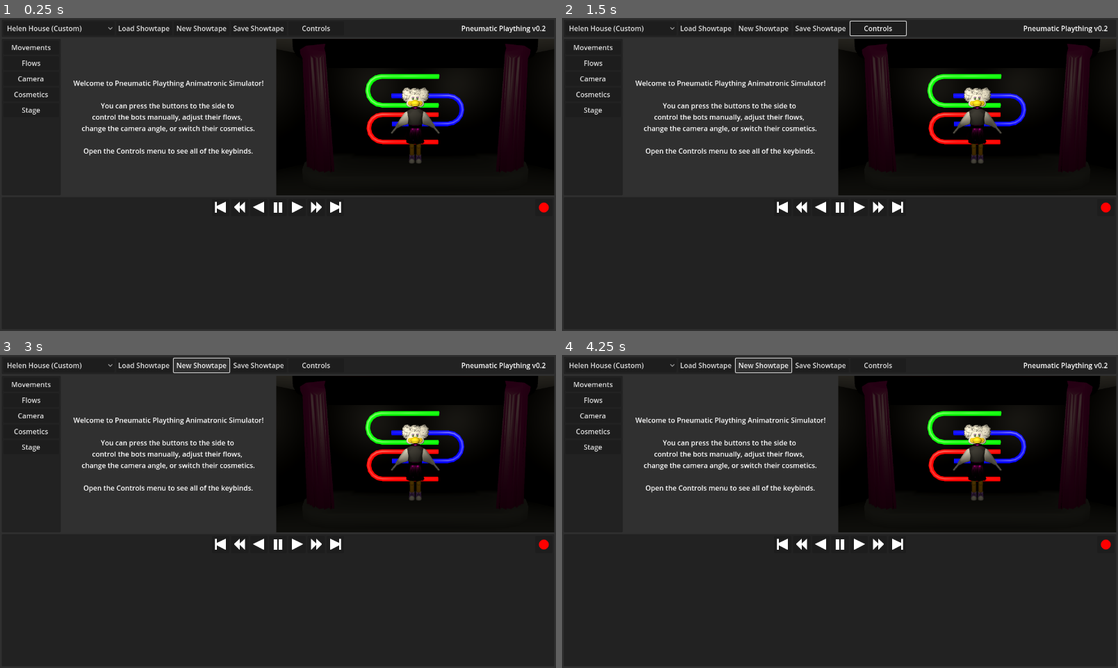
Above: before the commit, frames 1-4 (two rows, left to right).
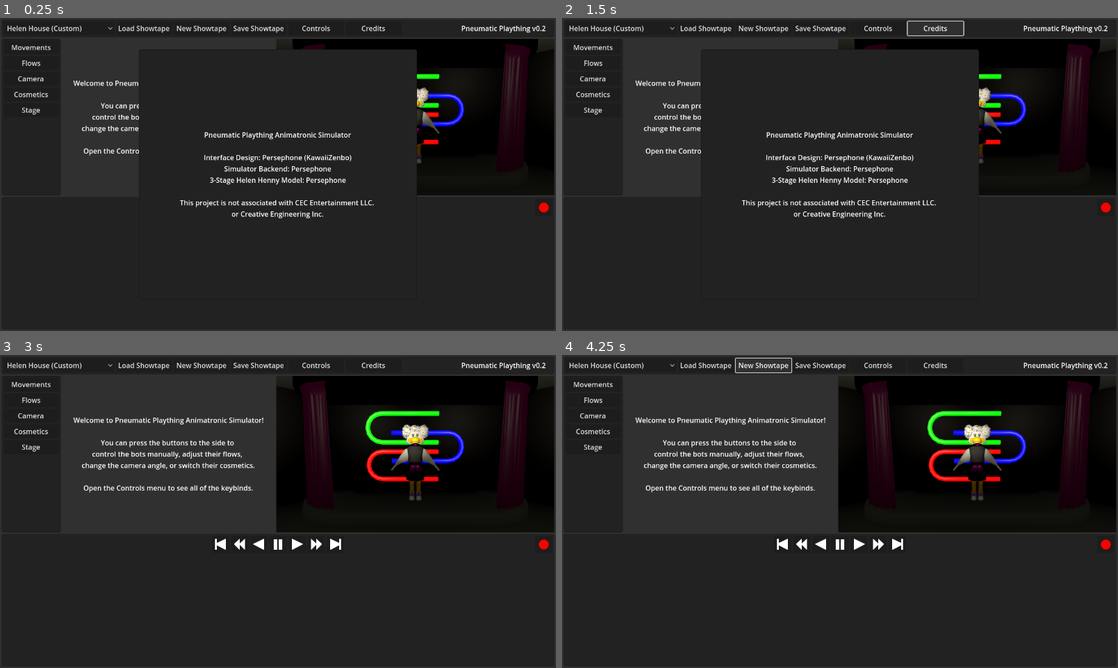
Above: after the commit, the same moments.

Repository: pizzaperp95/PneumaticPlaything
Game: Godot game, scene res://Scenes/GUI/EditorScreen.tscn
The game is run twice, just before and just after one commit, with the same random seed, the same clock (stepped at 60 frames per second) and the same inputs.
Inputs (mouse positions are in pixels of both pictures, inside the frame that each line leads up to):
- Up to frame 1 (0.25 s): no input
- Up to frame 2 (1.5 s): click "Controls" at 0.5 s; click (934, 27) at 1.25 s, where only the run after the commit has a clickable "Credits"
- Up to frame 3 (3 s): click (278, 511) at 2.02 s; click "New Showtape" at 2.75 s
- Up to frame 4 (4.25 s): click "New Showtape" at 3.5 s

The runs differ from the first frame. In frame 1, 11% of the frame differs, in the area x 25-75%, y 2-64%; in frame 2, 11%, in the area x 25-75%, y 0-64%; in frame 3, 0.1%; in frame 4, less than 0.1%.

Commit message:
credits and control screen, other visual changes

Diff:
--- a/Scenes/GUI/EditorScreen.tscn
+++ b/Scenes/GUI/EditorScreen.tscn
@@ -1,6 +1,7 @@
-[gd_scene load_steps=15 format=3 uid="uid://oiehbor0dlqx"]
+[gd_scene load_steps=27 format=3 uid="uid://oiehbor0dlqx"]
 
 [ext_resource type="Script" uid="uid://dfiwoln8mdwm8" path="res://Scripts/EditorScreen.gd" id="1_sd512"]
+[ext_resource type="Theme" uid="uid://dbgs4id7y5d1c" path="res://UI/Themes/Dark.tres" id="1_v0ton"]
 [ext_resource type="PackedScene" uid="uid://blg1c3v4o44of" path="res://Scenes/GUI/Controls/FlowSlider.tscn" id="2_jo1ms"]
 [ext_resource type="PackedScene" uid="uid://btre5j66mpchy" path="res://Scenes/Stages/Helen House.tscn" id="2_p1t5g"]
 [ext_resource type="Texture2D" uid="uid://xllpr3qc064c" path="res://UI/Play.png" id="3_g6u4d"]
@@ -17,6 +18,28 @@
 [sub_resource type="ViewportTexture" id="ViewportTexture_g6u4d"]
 viewport_path = NodePath("SubViewport")
 
+[sub_resource type="StyleBoxEmpty" id="StyleBoxEmpty_wy7jo"]
+
+[sub_resource type="StyleBoxEmpty" id="StyleBoxEmpty_v0ton"]
+
+[sub_resource type="StyleBoxEmpty" id="StyleBoxEmpty_20noo"]
+
+[sub_resource type="StyleBoxEmpty" id="StyleBoxEmpty_mch36"]
+
+[sub_resource type="StyleBoxEmpty" id="StyleBoxEmpty_fxi2g"]
+
+[sub_resource type="StyleBoxEmpty" id="StyleBoxEmpty_bdf35"]
+
+[sub_resource type="StyleBoxEmpty" id="StyleBoxEmpty_j2w5p"]
+
+[sub_resource type="StyleBoxEmpty" id="StyleBoxEmpty_bv2rw"]
+
+[sub_resource type="StyleBoxEmpty" id="StyleBoxEmpty_gx718"]
+
+[sub_resource type="StyleBoxEmpty" id="StyleBoxEmpty_gu086"]
+
+[sub_resource type="StyleBoxEmpty" id="StyleBoxEmpty_othvt"]
+
 [node name="EditorScreen" type="Control"]
 layout_mode = 3
 anchors_preset = 15
@@ -24,6 +47,7 @@
 anchor_bottom = 1.0
 grow_horizontal = 2
 grow_vertical = 2
+theme = ExtResource("1_v0ton")
 script = ExtResource("1_sd512")
 
 [node name="SubViewport" type="SubViewport" parent="."]
@@ -143,6 +167,14 @@
 offset_right = 788.0
 offset_bottom = 36.0
 text = "Controls"
+
+[node name="CreditsButton" type="Button" parent="MenuBar"]
+layout_mode = 0
+offset_left = 792.0
+offset_top = 4.0
+offset_right = 920.0
+offset_bottom = 36.0
+text = "Credits"
 
 [node name="SequencerPanel" type="Panel" parent="."]
 layout_mode = 1
@@ -1177,6 +1209,119 @@
 horizontal_alignment = 1
 vertical_alignment = 1
 
+[node name="ControlsScreen" type="Control" parent="."]
+visible = false
+layout_mode = 1
+anchors_preset = 15
+anchor_right = 1.0
+anchor_bottom = 1.0
+grow_horizontal = 2
+grow_vertical = 2
+
+[node name="InputEater" type="Button" parent="ControlsScreen"]
+layout_mode = 1
+anchors_preset = 15
+anchor_right = 1.0
+anchor_bottom = 1.0
+grow_horizontal = 2
+grow_vertical = 2
+theme_override_styles/focus = SubResource("StyleBoxEmpty_wy7jo")
+theme_override_styles/disabled_mirrored = SubResource("StyleBoxEmpty_v0ton")
+theme_override_styles/disabled = SubResource("StyleBoxEmpty_20noo")
+theme_override_styles/hover_pressed_mirrored = SubResource("StyleBoxEmpty_mch36")
+theme_override_styles/hover_pressed = SubResource("StyleBoxEmpty_fxi2g")
+theme_override_styles/hover_mirrored = SubResource("StyleBoxEmpty_bdf35")
+theme_override_styles/hover = SubResource("StyleBoxEmpty_j2w5p")
+theme_override_styles/pressed_mirrored = SubResource("StyleBoxEmpty_bv2rw")
+theme_override_styles/pressed = SubResource("StyleBoxEmpty_gx718")
+theme_override_styles/normal_mirrored = SubResource("StyleBoxEmpty_gu086")
+theme_override_styles/normal = SubResource("StyleBoxEmpty_othvt")
+
+[node name="DialogPanel" type="Panel" parent="ControlsScreen"]
+layout_mode = 1
+anchors_preset = -1
+anchor_left = 0.25
+anchor_top = 0.1
+anchor_right = 0.75
+anchor_bottom = 0.9
+grow_horizontal = 2
+grow_vertical = 2
+
+[node name="Label" type="Label" parent="ControlsScreen/DialogPanel"]
+layout_mode = 1
+anchors_preset = 15
+anchor_right = 1.0
+anchor_bottom = 1.0
+grow_horizontal = 2
+grow_vertical = 2
+text = "Fullscreen camera view: ESC
+Play/Pause: Space
+Play Reverse: Shift + Space
+Fast Forward: Shift + Right Arrow
+Fast Reverse: Shift + Left
+Skip Forward: Right Arrow
+Skip Backward: Left Arrow
+Change Camera Angle: 1-9
+
+Click outside this window to dismiss."
+horizontal_alignment = 1
+vertical_alignment = 1
+
+[node name="CreditsScreen" type="Control" parent="."]
+layout_mode = 1
+anchors_preset = 15
+anchor_right = 1.0
+anchor_bottom = 1.0
+grow_horizontal = 2
+grow_vertical = 2
+
+[node name="InputEater" type="Button" parent="CreditsScreen"]
+layout_mode = 1
+anchors_preset = 15
+anchor_right = 1.0
+anchor_bottom = 1.0
+grow_horizontal = 2
+grow_vertical = 2
+theme_override_styles/focus = SubResource("StyleBoxEmpty_wy7jo")
+theme_override_styles/disabled_mirrored = SubResource("StyleBoxEmpty_v0ton")
+theme_override_styles/disabled = SubResource("StyleBoxEmpty_20noo")
+theme_override_styles/hover_pressed_mirrored = SubResource("StyleBoxEmpty_mch36")
+theme_override_styles/hover_pressed = SubResource("StyleBoxEmpty_fxi2g")
+theme_override_styles/hover_mirrored = SubResource("StyleBoxEmpty_bdf35")
+theme_override_styles/hover = SubResource("StyleBoxEmpty_j2w5p")
+theme_override_styles/pressed_mirrored = SubResource("StyleBoxEmpty_bv2rw")
+theme_override_styles/pressed = SubResource("StyleBoxEmpty_gx718")
+theme_override_styles/normal_mirrored = SubResource("StyleBoxEmpty_gu086")
+theme_override_styles/normal = SubResource("StyleBoxEmpty_othvt")
+
+[node name="DialogPanel" type="Panel" parent="CreditsScreen"]
+layout_mode = 1
+anchors_preset = -1
+anchor_left = 0.25
+anchor_top = 0.1
+anchor_right = 0.75
+anchor_bottom = 0.9
+grow_horizontal = 2
+grow_vertical = 2
+
+[node name="Label" type="Label" parent="CreditsScreen/DialogPanel"]
+layout_mode = 1
+anchors_preset = 15
+anchor_right = 1.0
+anchor_bottom = 1.0
+grow_horizontal = 2
+grow_vertical = 2
+text = "Pneumatic Plaything Animatronic Simulator
+
+Interface Design: Persephone (KawaiiZenbo)
+Simulator Backend: Persephone
+3-Stage Helen Henny Model: Persephone
+
+This project is not associated with CEC Entertainment LLC.
+or Creative Engineering Inc."
+horizontal_alignment = 1
+vertical_alignment = 1
+
 [node name="CameraFullScreen" type="TextureRect" parent="."]
 visible = false
 layout_mode = 1
@@ -1188,6 +1333,8 @@
 texture = SubResource("ViewportTexture_g6u4d")
 expand_mode = 2
 
+[connection signal="pressed" from="MenuBar/ControlsButton" to="." method="_on_controls_button_pressed"]
+[connection signal="pressed" from="MenuBar/CreditsButton" to="." method="_on_credits_button_pressed"]
 [connection signal="toggled" from="FlyoutButtons/MovementsFlyoutButton" to="." method="_on_movements_flyout_button_toggled"]
 [connection signal="toggled" from="FlyoutButtons/FlowsFlyoutButton" to="." method="_on_flows_flyout_button_toggled"]
 [connection signal="button_down" from="Movements/Buttons/Mouth" to="." method="_on_mouth_button_down"]
@@ -1228,3 +1375,5 @@
 [connection signal="button_up" from="Movements/Buttons/BodyRight" to="." method="_on_body_right_button_up"]
 [connection signal="button_down" from="Movements/Buttons/BodyLean" to="." method="_on_body_lean_button_down"]
 [connection signal="button_up" from="Movements/Buttons/BodyLean" to="." method="_on_body_lean_button_up"]
+[connection signal="pressed" from="ControlsScreen/InputEater" to="." method="_on_controls_input_eater_pressed"]
+[connection signal="pressed" from="CreditsScreen/InputEater" to="." method="_on_credits_input_eater_pressed"]
--- a/Scripts/EditorScreen.gd
+++ b/Scripts/EditorScreen.gd
@@ -30,6 +30,18 @@
 
 func _on_size_changed() -> void:
 	$SubViewport.size = $ColorRect.size
+
+func _on_controls_button_pressed() -> void:
+	$ControlsScreen.visible = true
+
+func _on_credits_button_pressed() -> void:
+	$CreditsScreen.visible = true
+
+func _on_controls_input_eater_pressed() -> void:
+	$ControlsScreen.visible = false
+
+func _on_credits_input_eater_pressed() -> void:
+	$CreditsScreen.visible = false
 
 
 func _on_mouth_button_down() -> void:
--- /dev/null
+++ b/UI/Themes/Dark.tres
@@ -0,0 +1,16 @@
+[gd_resource type="Theme" load_steps=2 format=3 uid="uid://dbgs4id7y5d1c"]
+
+[sub_resource type="StyleBoxFlat" id="StyleBoxFlat_6oevq"]
+bg_color = Color(0.133333, 0.133333, 0.133333, 1)
+border_width_left = 1
+border_width_top = 1
+border_width_right = 1
+border_width_bottom = 1
+border_color = Color(0.0941176, 0.0941176, 0.0941176, 1)
+corner_radius_top_left = 4
+corner_radius_top_right = 4
+corner_radius_bottom_right = 4
+corner_radius_bottom_left = 4
+
+[resource]
+Panel/styles/panel = SubResource("StyleBoxFlat_6oevq")
